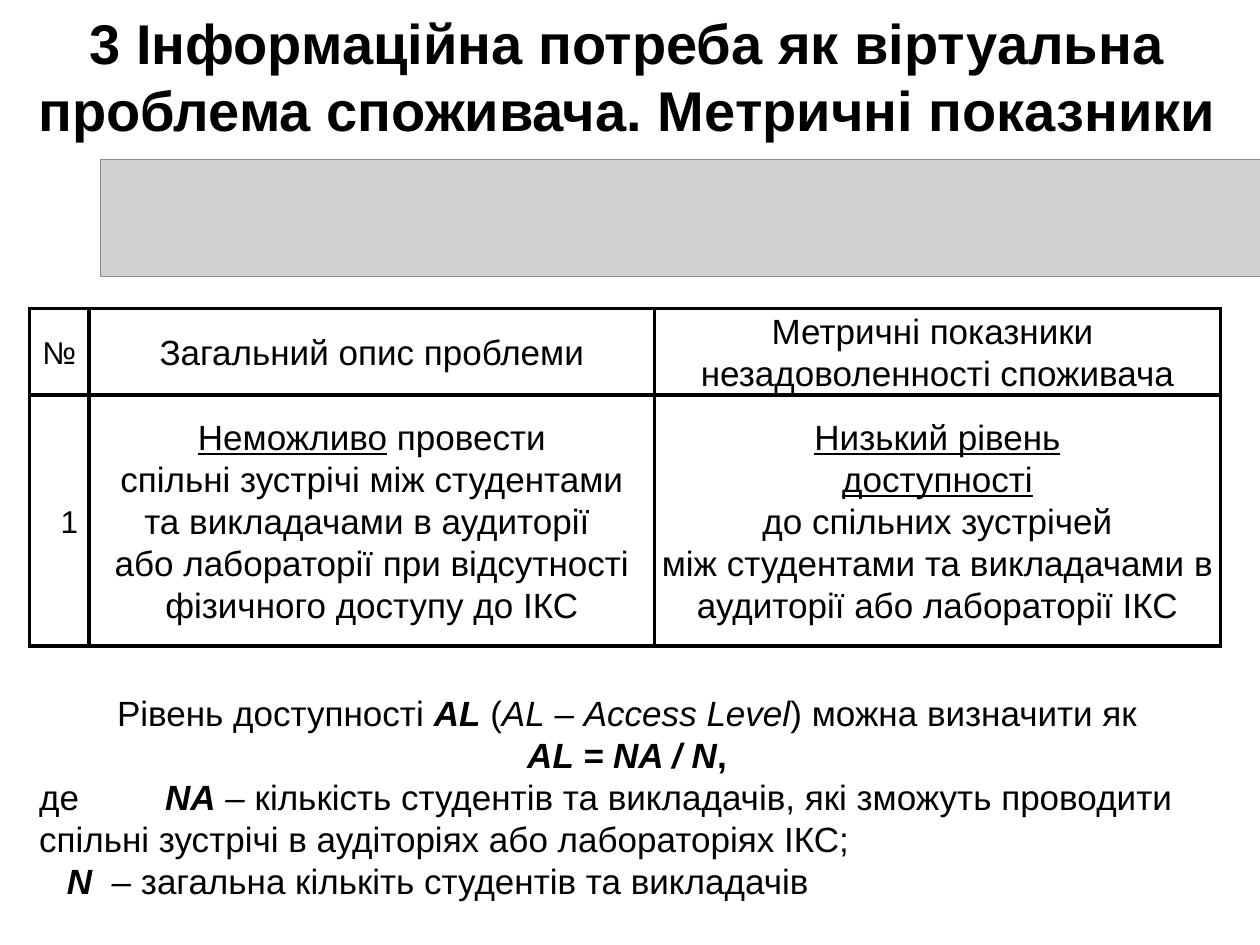
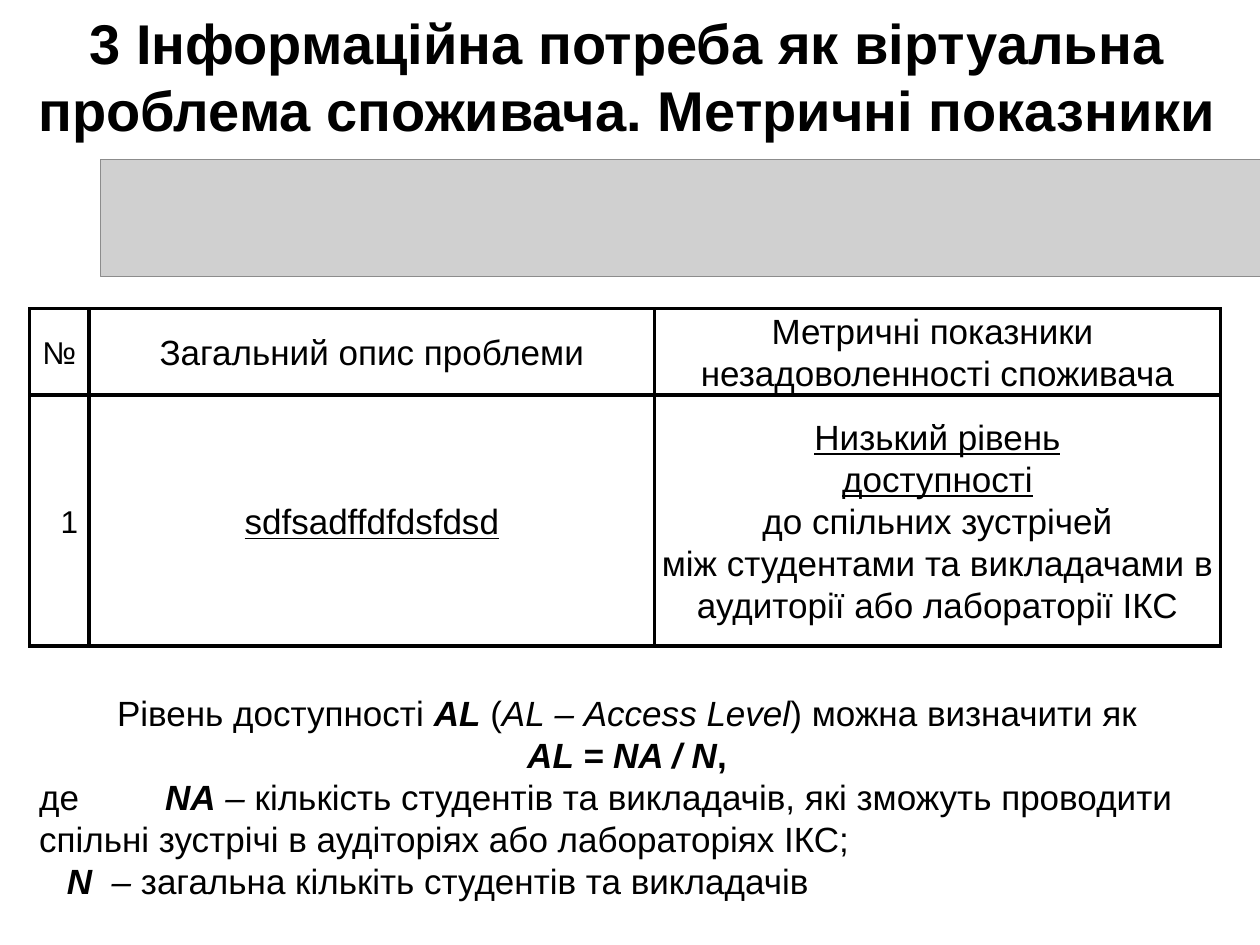
Before and after one commit to elxaz/kursa4AI, a slide deck: slide 4 of SW_Practice_1_example.ppt. Drawn at 1260x945 pixels with LibreOffice and Linux fonts; fonts in the diff are those of the drawing; grey boxes stand for pictures. Boxes give left, top, right and bottom in pixels: in the first picture for what was removed or moved away, otherwise in the second. Text is boxed around its words. In the diff, an @@ line names an element or a change of style, - is before the commit and + after.

Commit message:
check

```diff
--- a/SW_Practice_1_example.ppt
+++ b/SW_Practice_1_example.ppt
@@ text in rectangle at bbox=[245, 508, 499, 539]: text changed @@
-Неможливо провести
-спільні зустрічі між студентами
-та викладачами в аудиторії
-або лабораторії при відсутності
-фізичного доступу до ІКС
+sdfsadffdfdsfdsd
```
